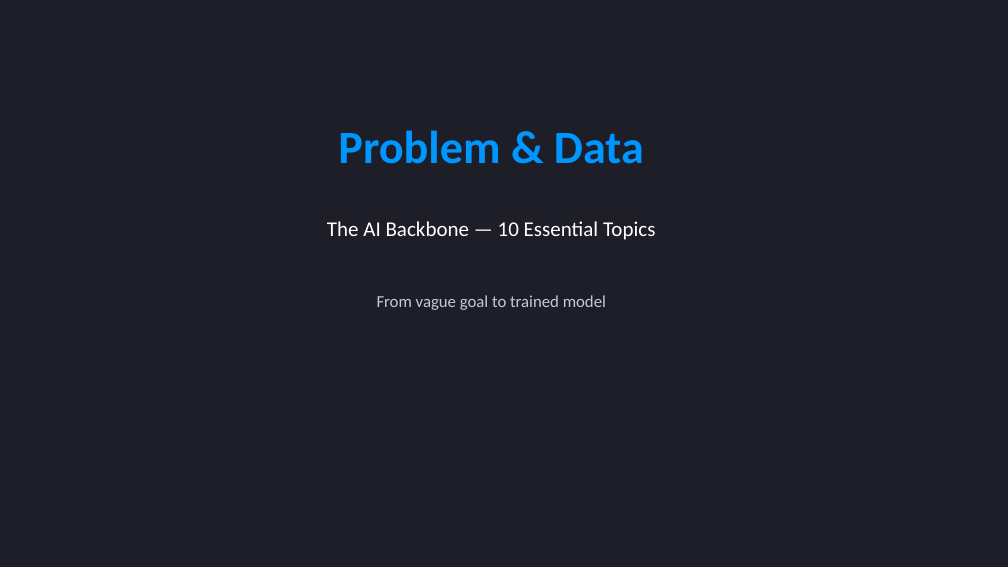
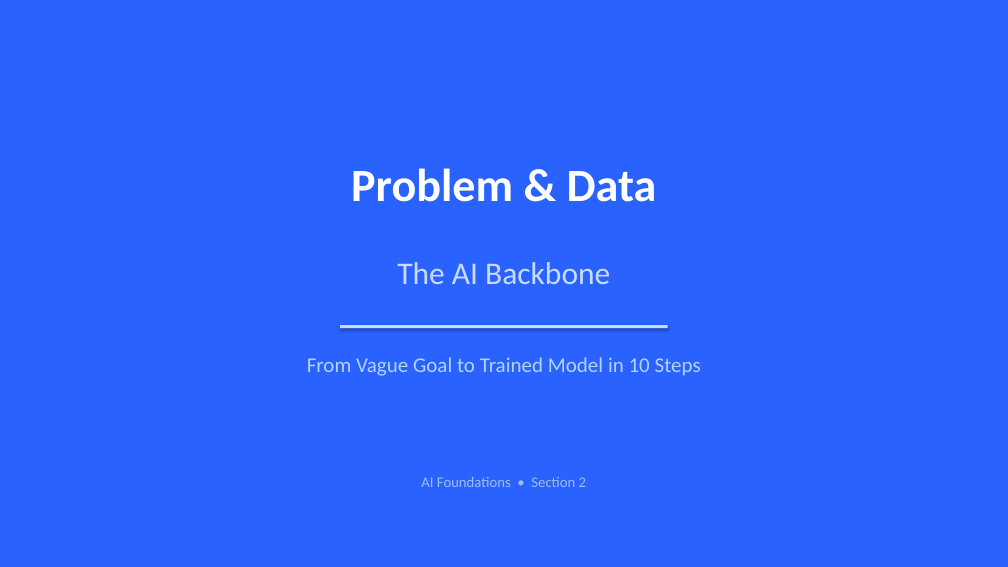
Before and after one commit to UsmanGhaniQureshi/ai-learning-via-claude, a slide deck: slide 1 of usman/02_Problem_and_Data/02_Problem_and_Data.pptx. Drawn at 1008x567 pixels with LibreOffice and Linux fonts; fonts in the diff are those of the drawing. Boxes give left, top, right and bottom in pixels: in the first picture for what was removed or moved away, otherwise in the second. Text is boxed around its words. In the diff, an @@ line names an element or a change of style, - is before the commit and + after.

```diff
--- a/usman/02_Problem_and_Data/02_Problem_and_Data.pptx
+++ b/usman/02_Problem_and_Data/02_Problem_and_Data.pptx
@@ background #1E1E28 to #2962FF @@
@@ text "Problem & Data": place and size @@
-text "Problem & Data" at bbox=[338, 130, 644, 164]
+text "Problem & Data" at bbox=[351, 168, 657, 202]
@@ text "Problem & Data" at bbox=[351, 168, 657, 202]: text colour #0096FF to #FFFFFF @@
@@ text at bbox=[397, 262, 610, 284]: text changed; size 20 to 30 pt; text colour #FFFFFF to #C8DCFF @@
-The AI Backbone — 10 Essential Topics
+The AI Backbone
@@ rectangle added at bbox=[340, 325, 668, 328], fill #C8DCFF @@
@@ text at bbox=[307, 357, 701, 376]: text changed; size 16 to 20 pt; text colour #C8C8D2 to #B4D2FF @@
-From vague goal to trained model
+From Vague Goal to Trained Model in 10 Steps
@@ text added at bbox=[421, 477, 586, 487], 14 pt, text #A0BEF0 @@
+AI Foundations • Section 2
```
Also in this commit, not shown: 1 other slide changed, 16 slides added, 10 slides removed, 47 other files.
